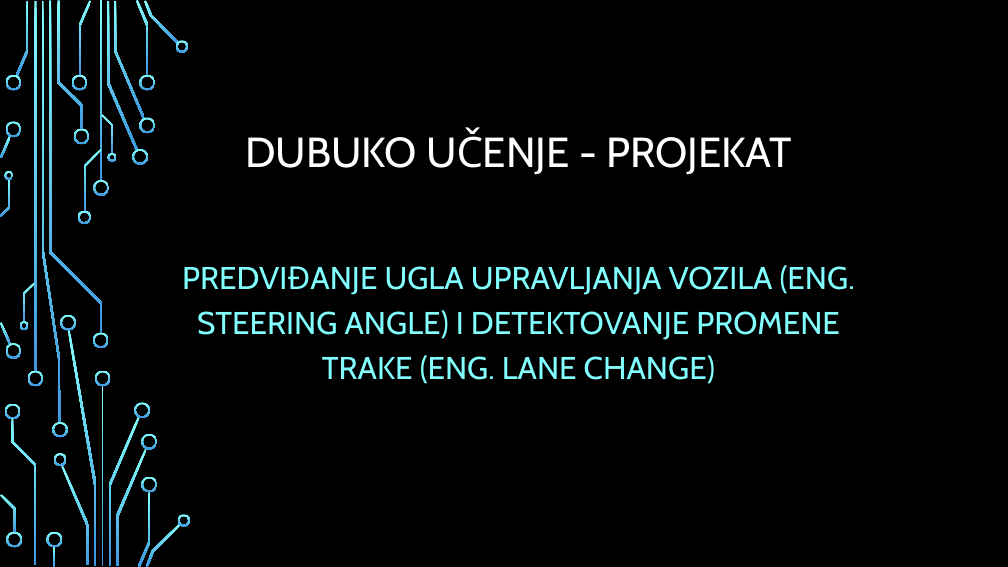
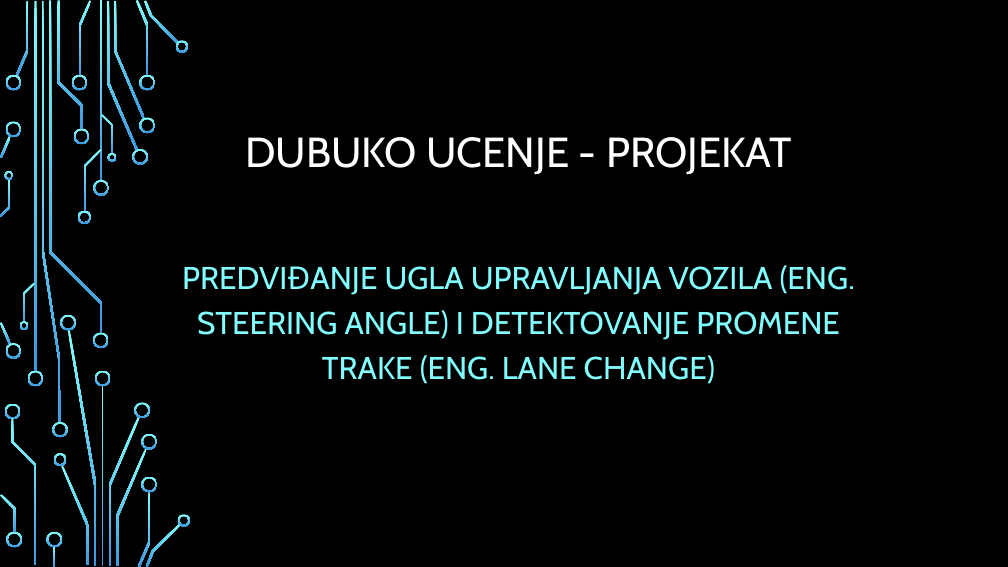
Before and after one commit to jglintic/duboko_ucenje, a slide deck: slide 1 of dubuko_ucenje_projekat_ppt.pptx. Drawn at 1008x567 pixels with LibreOffice and Linux fonts; fonts in the diff are those of the drawing; background and template pictures are left out. Boxes give left, top, right and bottom in pixels: in the first picture for what was removed or moved away, otherwise in the second. Text is boxed around its words. In the diff, an @@ line names an element or a change of style, - is before the commit and + after.

```diff
--- a/dubuko_ucenje_projekat_ppt.pptx
+++ b/dubuko_ucenje_projekat_ppt.pptx
@@ title at (245, 137, 792, 175): text changed @@
-DUBUKO UČENJE - PROJEKAT
+DUBUKO UCENJE - PROJEKAT
```
Also in this commit, not shown: 15 other slides changed, 1 slide added, 1 slide removed, 2 other files.
